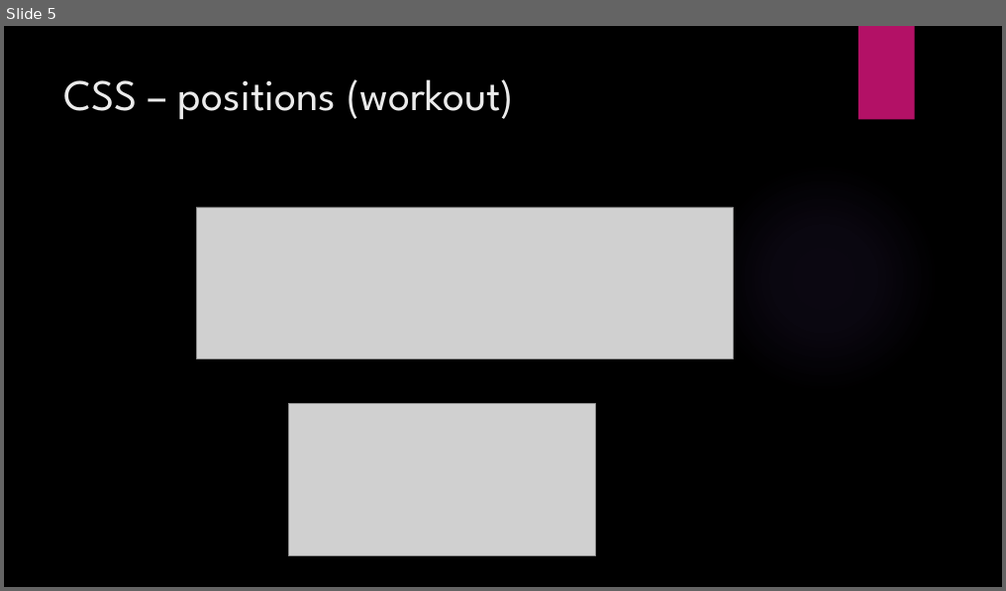
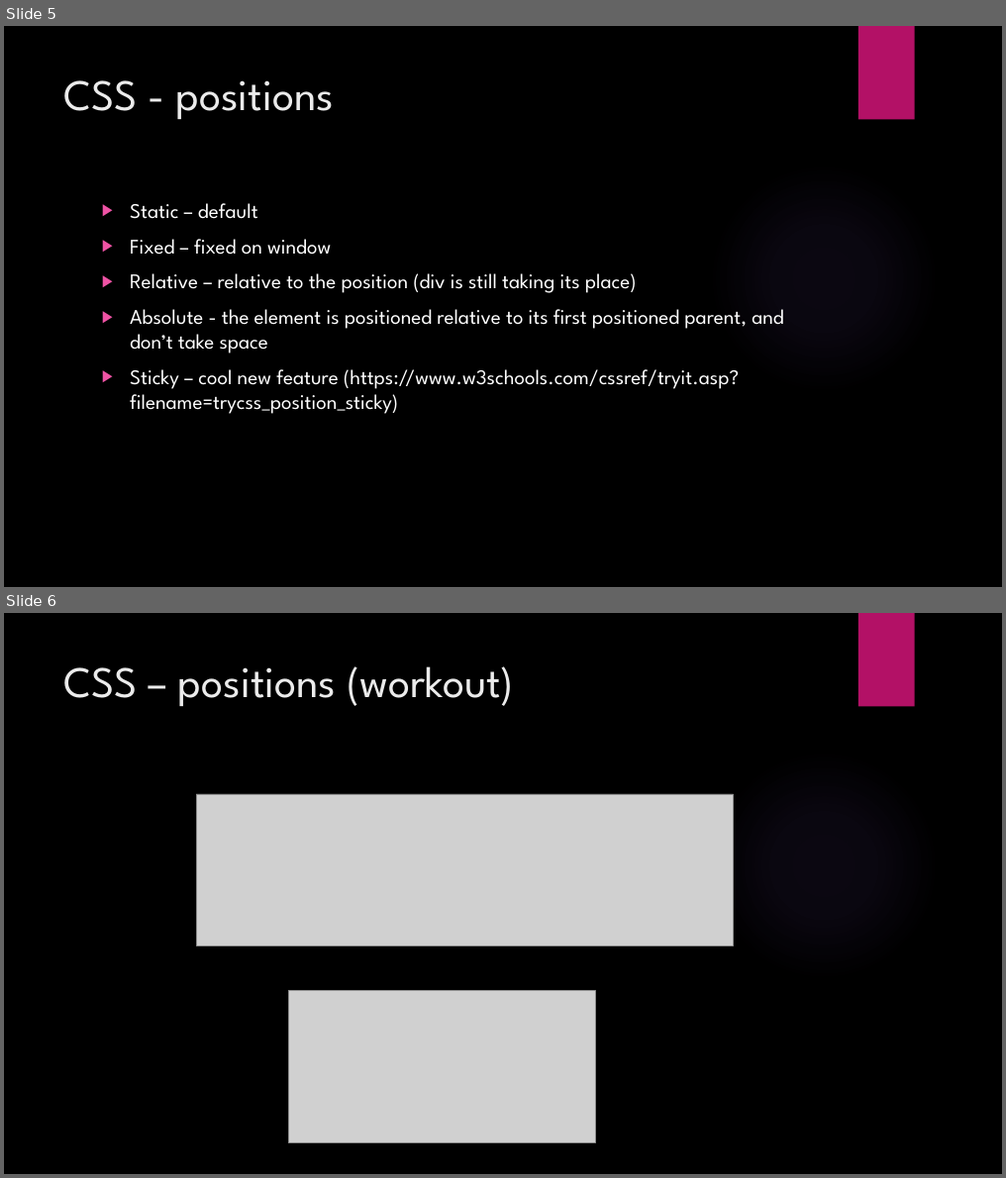
Before and after one commit to talyaron/HTML-CSS-JS, a slide deck: HTML/02 - CSS3/HTML CSS3.pptx. Shown one above the other, each under a label of ours: slide 5 before the commit, slides 5 and 6 after it. The pictures are 1006x591 and 1006x1178 pixels, drawn with LibreOffice and Linux fonts; fonts in the diff are those of the drawing; grey boxes stand for pictures; background and template pictures are left out. Boxes give left, top, right and bottom in pixels: in the first picture for what was removed or moved away, otherwise in the second. Text is boxed around its words. In the diff, an @@ line names an element or a change of style, - is before the commit and + after.

```diff
--- a/HTML/02 - CSS3/HTML CSS3.pptx
+++ b/HTML/02 - CSS3/HTML CSS3.pptx
@@ slide 5 added at (x1=4, y1=26, x2=1002, y2=587), background picture (left out); not listed: 2 template elements that a slide beside it also shows @@
@@ title added at (x1=64, y1=80, x2=334, y2=119), 42 pt, text #EBEBEB @@
+CSS - positions
@@ text added at (x1=130, y1=203, x2=784, y2=414), 20 pt, text #FFFFFF @@
+▶ Static – default
+▶ Fixed – fixed on window
+▶ Relative – relative to the position (div is still taking its place)
+▶ Absolute - the element is positioned relative to its first positioned parent, and don’t take space
+▶ Sticky – cool new feature (https://www.w3schools.com/cssref/tryit.asp?filename=trycss_position_sticky)
@@ what was slide 5 is now slide 6 @@
```
Also in this commit, not shown: 1 other slide added, 5 other files.
